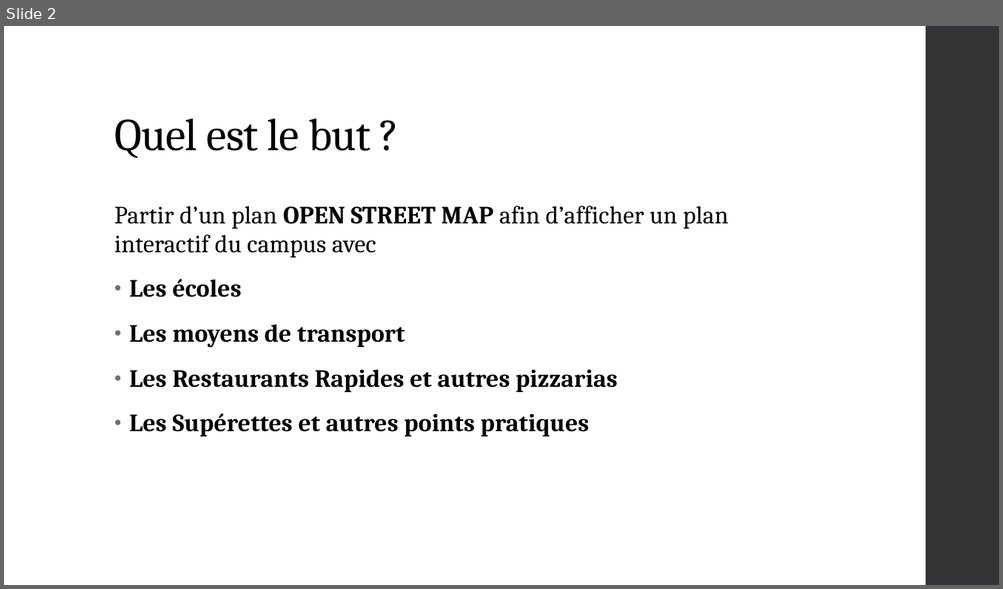
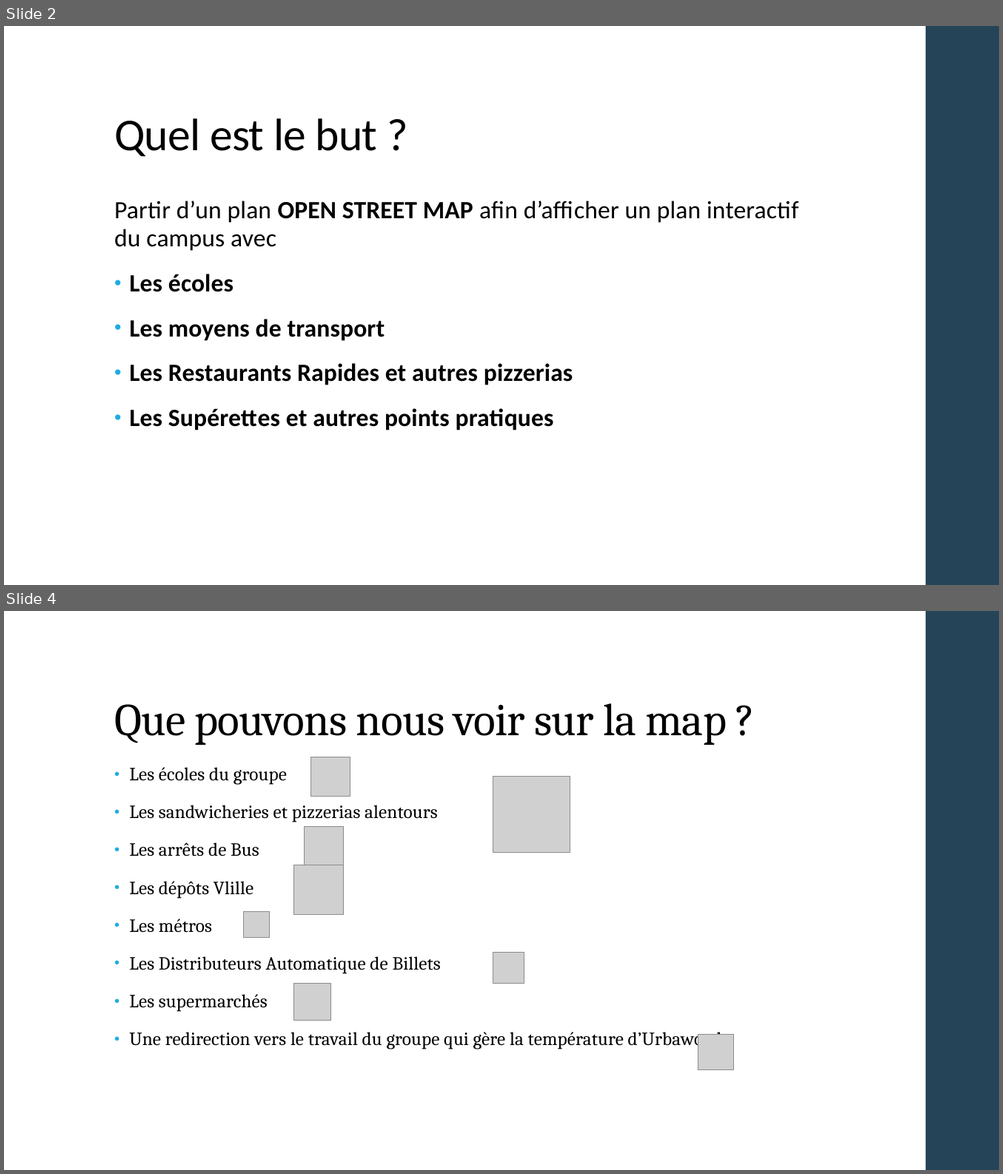
Before and after one commit to louisvivier/InteractivCampus, a slide deck: PointMiParcours.pptx. Shown one above the other, each under a label of ours: slide 2 before the commit, slides 2 and 4 after it; the slides between them are not shown. The pictures are 1003x589 and 1003x1174 pixels, drawn with LibreOffice and Linux fonts; fonts in the diff are those of the drawing; grey boxes stand for pictures. Boxes give left, top, right and bottom in pixels: in the first picture for what was removed or moved away, otherwise in the second. Text is boxed around its words. In the diff, an @@ line names an element or a change of style, - is before the commit and + after.

```diff
--- a/PointMiParcours.pptx
+++ b/PointMiParcours.pptx
@@ slide 4 added at [4, 611, 999, 1170], background #FFFFFF; not listed: 1 template element that a slide beside it also shows @@
@@ title added at [114, 703, 726, 745], 44 pt, text #000000 @@
+Que pouvons nous voir sur la map ?
@@ picture added at [311, 758, 351, 797] @@
@@ text added at [129, 767, 722, 1050], 18 pt, text #000000 @@
+• Les écoles du groupe
+• Les sandwicheries et pizzerias alentours
+• Les arrêts de Bus
+• Les dépôts Vlille
+• Les métros
+• Les Distributeurs Automatique de Billets
+• Les supermarchés
+• Une redirection vers le travail du groupe qui gère la température d’Urbawood
@@ picture added at [493, 776, 570, 853] @@
@@ picture added at [304, 826, 344, 866] @@
@@ picture added at [293, 866, 344, 915] @@
@@ picture added at [244, 912, 269, 938] @@
@@ picture added at [493, 953, 524, 983] @@
@@ picture added at [293, 983, 331, 1021] @@
@@ picture added at [698, 1035, 734, 1071] @@
@@ slide 2 changed as well @@
@@ rectangle at [925, 26, 999, 585]: fill #353537 to #264457 @@
@@ title "Quel est le but ?" at [114, 118, 378, 156]: font Cambria to Calibri @@
@@ text "Partir d’un plan OPEN STREET ...": place and size @@
-text "Partir d’un plan OPEN STREET ..." at [114, 206, 728, 437]
+text "Partir d’un plan OPEN STREET ..." at [114, 201, 799, 431]
@@ text at [114, 201, 799, 431]: font Cambria to Calibri in "Partir d’un plan OPEN STREET MAP afin ...", "Les écoles", "Les moyens de transport", "Les Supérettes et autres points pratiques"; bullet colour #6F6F74 to #1CADE4 @@
@@ text at [129, 363, 572, 386]: text changed; font Cambria to Calibri @@
-• Les Restaurants Rapides et autres pizzarias
+• Les Restaurants Rapides et autres pizzerias
```
Also in this commit, not shown: 1 other slide changed, 7 other slides added, 3 slides removed.
